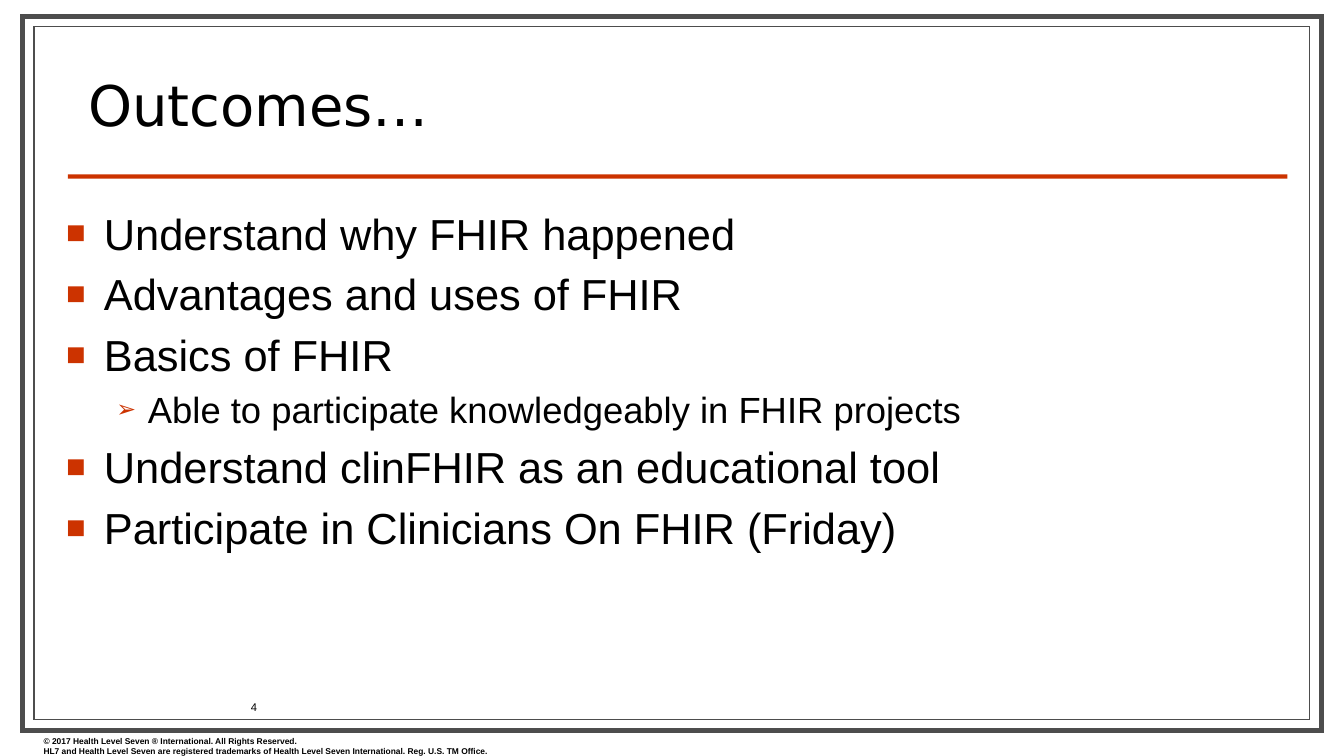
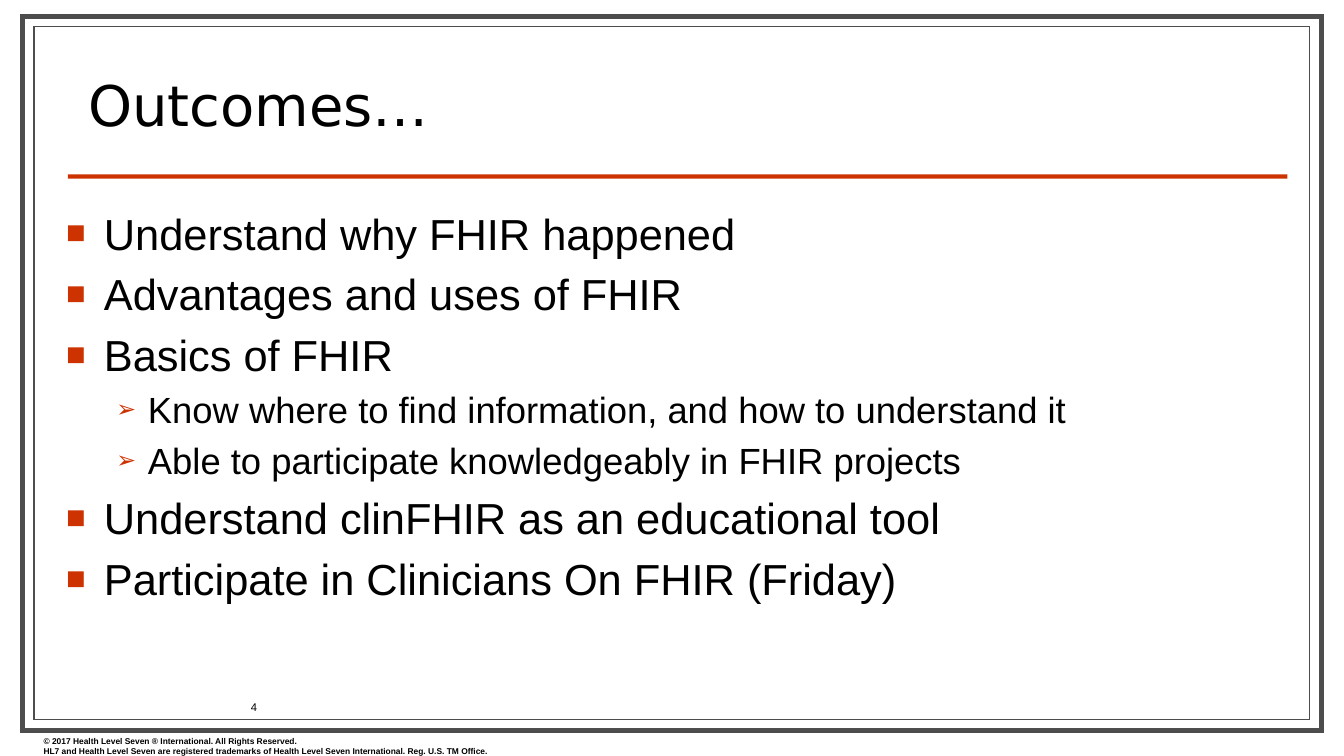
Before and after one commit to FHIR/documents, a slide deck: slide 4 of presentations/2018-01 Tutorials/Jan2018_FHIR for Clinicians.pptx. Drawn at 1344x756 pixels with LibreOffice and Linux fonts; fonts in the diff are those of the drawing; background and template pictures are left out. Boxes give left, top, right and bottom in pixels: in the first picture for what was removed or moved away, otherwise in the second. Text is boxed around its words. In the diff, an @@ line names an element or a change of style, - is before the commit and + after.

Commit message:
added FHIR for clincians

```diff
--- a/presentations/2018-01 Tutorials/Jan2018_FHIR for Clinicians.pptx
+++ b/presentations/2018-01 Tutorials/Jan2018_FHIR for Clinicians.pptx
@@ text at (148, 396, 1066, 428): paragraph added @@
+  ➢ Know where to find information, and how to understand it
```
